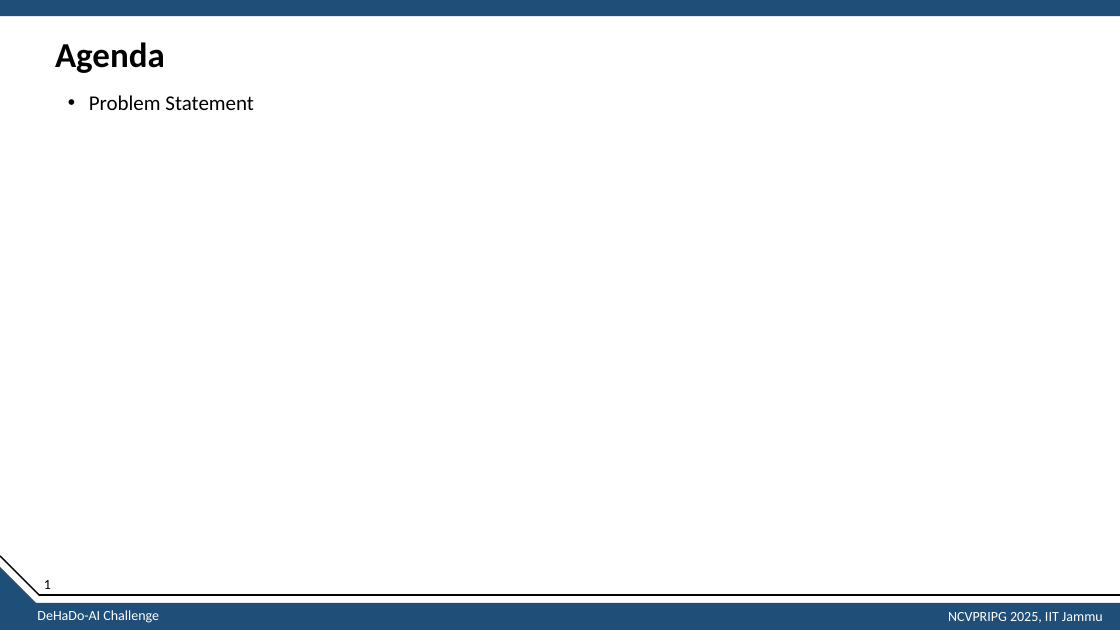
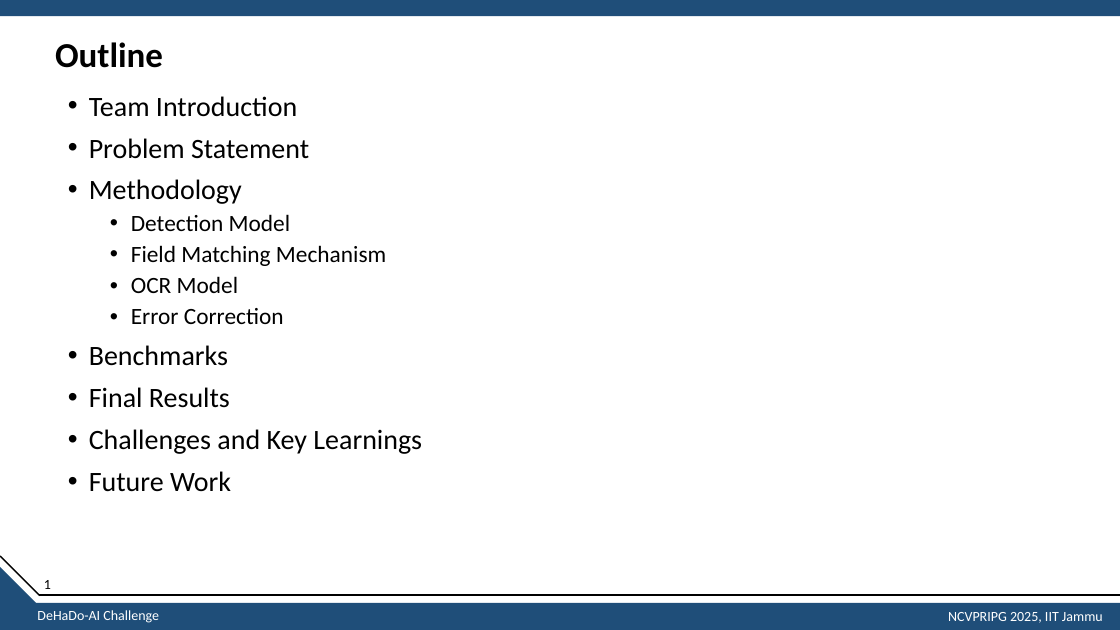
Before and after one commit to sathishkumartheta/tokenwise-dehado-ai, a slide deck: slide 2 of submission/Presentation.pptx. Drawn at 1120x630 pixels with LibreOffice and Linux fonts; fonts in the diff are those of the drawing. Boxes give left, top, right and bottom in pixels: in the first picture for what was removed or moved away, otherwise in the second. Text is boxed around its words. In the diff, an @@ line names an element or a change of style, - is before the commit and + after.

```diff
--- a/submission/Presentation.pptx
+++ b/submission/Presentation.pptx
@@ title at <box>55,42,163,68</box>: text changed @@
-Agenda
+Outline
@@ text at <box>89,96,297,117</box>: paragraph added @@
+• Team Introduction
@@ text at <box>89,138,309,159</box>: size 18 to 24 pt in "Problem Statement" @@
@@ text at <box>89,179,422,492</box>: paragraphs added @@
+• Methodology
+  • Detection Model
+  • Field Matching Mechanism
+  • OCR Model
+  • Error Correction
+• Benchmarks
+• Final Results
+• Challenges and Key Learnings
+• Future Work
```
Also in this commit, not shown: 16 other slides changed, 1 slide added, 2 slides removed, 2 other files.
